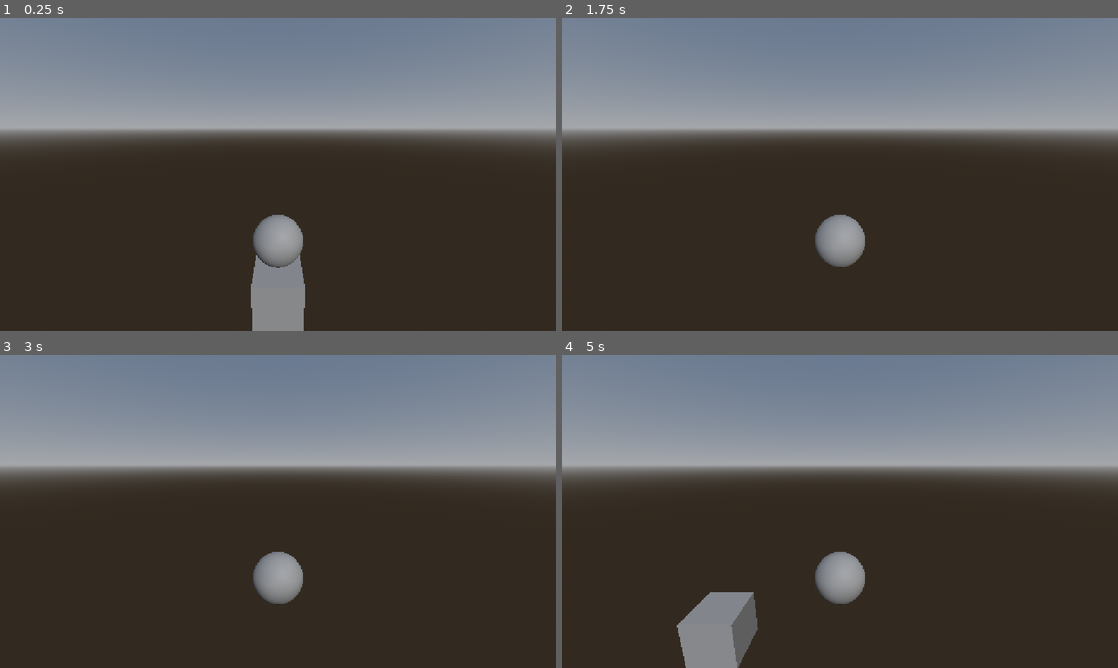
Above: before the commit, frames 1-4 (two rows, left to right).
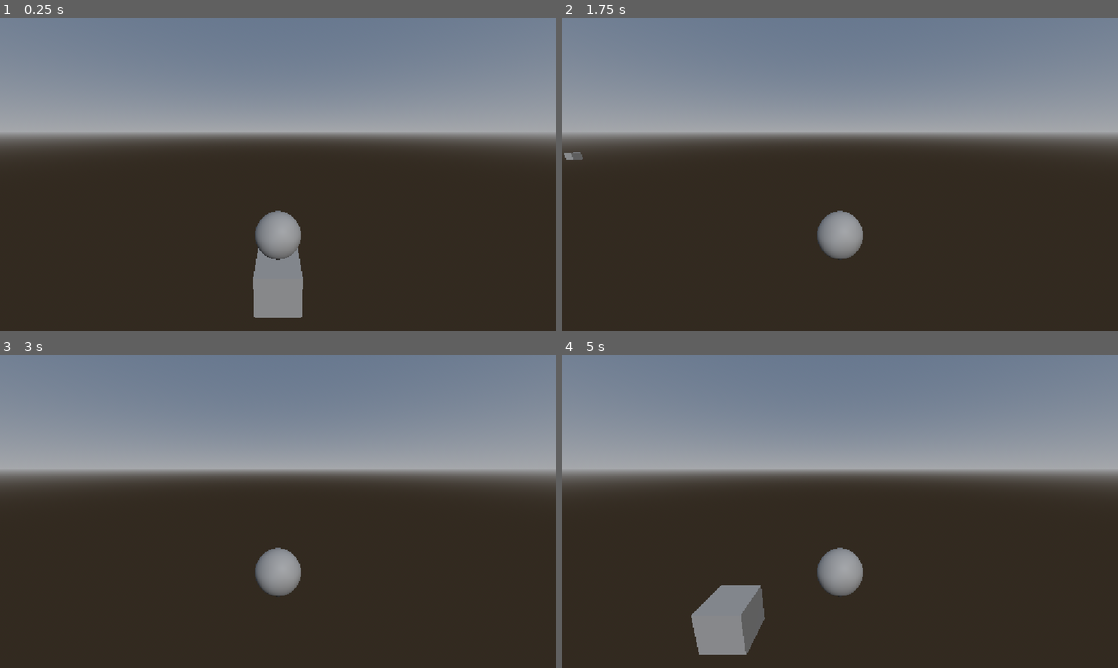
Above: after the commit, the same moments.

Repository: PortalGolem/havenIE2026GameJam
Game: Godot game, scene res://Scenes/AndrewTest.tscn
Same seed, same stepped clock (60 frames per second), same inputs: the game is played once before the commit and once after it. The project has no main scene, so this scene is started directly.
Inputs (mouse positions are in pixels of both pictures, inside the frame that each line leads up to):
- Up to frame 1 (0.25 s): no input
- Up to frame 2 (1.75 s): tap Enter at 0.5 s; move the mouse to (962, 158) at 0.52 s; press the mouse at (962, 158) at 0.53 s; hold D (Right) 0.53-1.28 s; tap Space (Jump) at 0.77, 1.25, 1.52 s; move the mouse to (728, 190) at 1.27 s; release the mouse at (728, 190) at 1.28 s; hold S (Backward) from 1.28 s (still down); click (728, 190) at 1.35 s
- Up to frame 3 (3 s): tap Enter at 2 s; move the mouse to (333, 442) at 2.02 s; release S (Backward) at 2.03 s; press the mouse at (333, 442) at 2.03 s; hold D (Right) 2.03-2.78 s; tap Space (Jump) at 2.75 s; move the mouse to (250, 574) at 2.77 s; release the mouse at (250, 574) at 2.78 s; hold W (Forward) from 2.78 s (still down); click (250, 574) at 2.85 s
- Up to frame 4 (5 s): tap Space (Jump) at 3.02, 3.77, 4.25, 4.52 s; tap Enter at 3.5 s; move the mouse to (1006, 558) at 3.52 s; release W (Forward) at 3.53 s; press the mouse at (1006, 558) at 3.53 s; hold A (Left) from 3.53 s (still down); move the mouse to (673, 464) at 4.27 s; release the mouse at (673, 464) at 4.28 s; click (673, 464) at 4.35 s

The runs differ from the first frame. In frame 1, 3.3% of the frame differs, in the area x 0-100%, y 35-100%; in frame 2, 2.9%; in frame 3, 2.8%; in frame 4, 4.2%.

Commit message:
updated player controler

Diff:
--- a/Player/PlayerController.gd
+++ b/Player/PlayerController.gd
@@ -3,14 +3,23 @@
 # the player has movement modes for each controll scheme.
 
 enum MOVEMENT_MODE {GROUND, AIR, WALL, ATTACK}
+@export var mouseSensitivity:float
 @export var groundSpeed:float
 @export var initialMovementMode:MOVEMENT_MODE
+
+@export var maxXRotation:float
+@export var minYRotation:float
+@export var maxYRotation:float
+
+var currentRotation := Vector2.ZERO
+
 var currentMovement:MOVEMENT_MODE
-var mouseInput:Vector2 = Vector2.ZERO
-var movementInput:Vector2 = Vector2.ZERO
+var mouseInput := Vector2.ZERO
+var movementInput := Vector2.ZERO
 var startedAttack:bool = false
 var finishedAttack:bool = false
 var jumped:bool = false
+
 
 func _input(event: InputEvent) -> void:
 		if event is InputEventMouseMotion:
@@ -48,8 +57,17 @@
 # Called every frame. 'delta' is the elapsed time since the previous frame.
 func _process(delta: float) -> void:
 
+	currentRotation += mouseInput * mouseSensitivity
+	basis = Basis.IDENTITY
+
 	if currentMovement == MOVEMENT_MODE.GROUND:
 		var movement = movementInput.normalized() * groundSpeed * delta
 		movement = Vector3(movement.x, 0, movement.y)
 		movement = movement.rotated(Vector3.UP, rotation.y)
 		position += movement
+	elif currentMovement == MOVEMENT_MODE.AIR:
+		pass
+	elif currentMovement == MOVEMENT_MODE.WALL:
+		pass
+	elif currentMovement == MOVEMENT_MODE.ATTACK:
+		pass
--- a/Player/player.tscn
+++ b/Player/player.tscn
@@ -14,3 +14,7 @@
 
 [node name="CollisionShape3D" type="CollisionShape3D" parent="." unique_id=1339017187]
 shape = SubResource("SphereShape3D_2m7an")
+
+[node name="Camera3D" type="Camera3D" parent="." unique_id=467448858]
+transform = Transform3D(1, 0, 0, 0, 0.9746736, 0.22363202, 0, -0.22363202, 0.9746736, 0, 2.1963158, 3.689209)
+fov = 80.0
--- a/Scenes/AndrewTest.tscn
+++ b/Scenes/AndrewTest.tscn
@@ -21,6 +21,7 @@
 
 [node name="Camera3D" type="Camera3D" parent="Player" unique_id=229530216]
 transform = Transform3D(1, 0, 0, 0, 0.9746736, 0.22363202, 0, -0.22363202, 0.9746736, 0, 2.1963158, 3.689209)
+fov = 80.0
 
 [node name="WorldEnvironment" type="WorldEnvironment" parent="." unique_id=790657928]
 environment = SubResource("Environment_2m7an")
